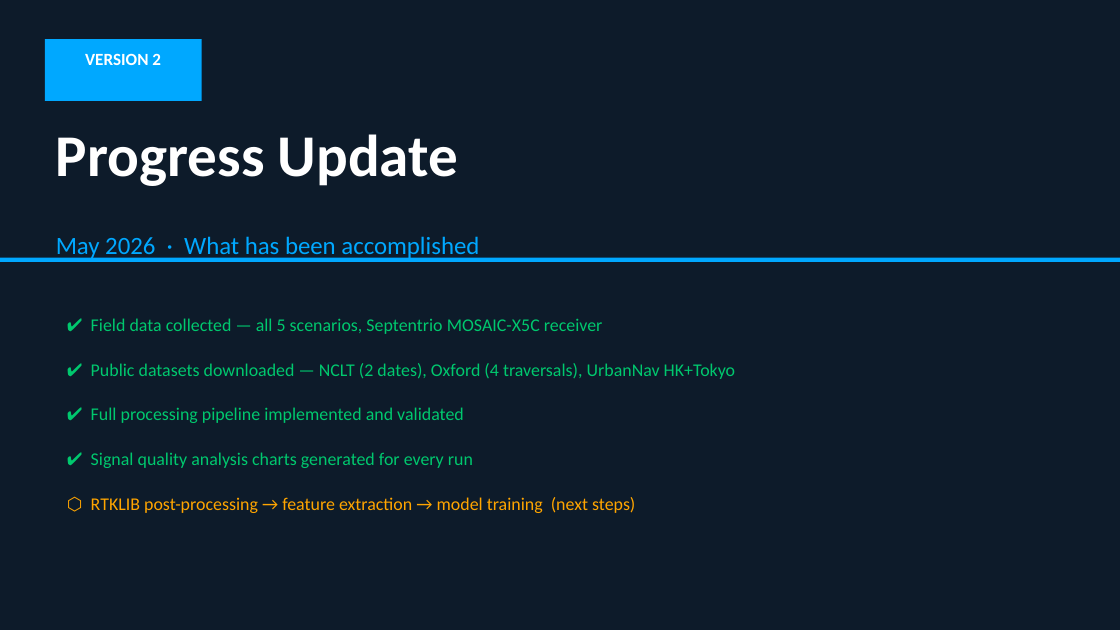
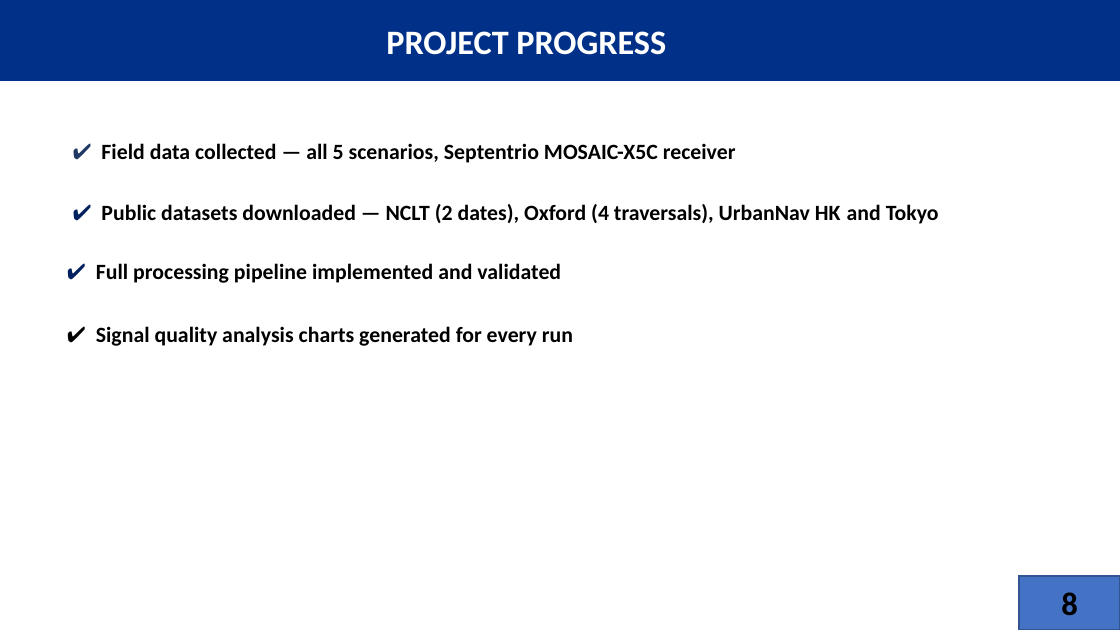
Before and after one commit to Jorshuare/AI-Based-Prediction-for-GNSS-Signal-Degradation, a slide deck: slide 8 of proposal/Presentations/GNSS_Proposal_Presentation_v2.pptx (slide 10 before the commit). Drawn at 1120x630 pixels with LibreOffice and Linux fonts; fonts in the diff are those of the drawing. Boxes give left, top, right and bottom in pixels: in the first picture for what was removed or moved away, otherwise in the second. Text is boxed around its words. In the diff, an @@ line names an element or a change of style, - is before the commit and + after.

```diff
--- a/proposal/Presentations/GNSS_Proposal_Presentation_v2.pptx
+++ b/proposal/Presentations/GNSS_Proposal_Presentation_v2.pptx
@@ rectangle removed at box(0, 0, 1120, 629) @@
@@ rectangle added at box(0, 0, 1120, 81), fill #003087, outline #003087 1 pt @@
@@ rectangle removed at box(45, 39, 202, 101) @@
@@ text removed at box(85, 53, 161, 65) @@
-VERSION 2
@@ text added at box(386, 31, 666, 55), 22 pt, text #FFFFFF, bold @@
+PROJECT PROGRESS
@@ text removed at box(56, 134, 458, 186) @@
-Progress Update
@@ text "✔ Field data collected — ...": place and size @@
-text "✔ Field data collected — ..." at box(91, 318, 603, 334)
+text "✔ Field data collected — ..." at box(101, 143, 736, 163)
@@ text "✔ Field data collected — ..." at box(101, 143, 736, 163): size 11.5 to 14 pt, text colour #00C86E to #000000, bold on; text colour #00C86E to #203864 in "✔" @@
@@ text at box(101, 204, 939, 224): text changed; size 11.5 to 14 pt; text colour #00C86E to #000000; bold on @@
-✔ Public datasets downloaded — NCLT (2 dates), Oxford (4 traversals), UrbanNav HK+Tokyo
+✔ Public datasets downloaded — NCLT (2 dates), Oxford (4 traversals), UrbanNav HK and Tokyo
@@ text removed at box(56, 236, 479, 260) @@
-May 2026 · What has been accomplished
@@ rectangle removed at box(0, 258, 1120, 262) @@
@@ text "✔ Full processing pipeline implemented ...": place and size @@
-text "✔ Full processing pipeline implemented ..." at box(91, 407, 464, 423)
+text "✔ Full processing pipeline implemented ..." at box(96, 263, 561, 283)
@@ text "✔ Full processing pipeline implemented ..." at box(96, 263, 561, 283): size 11.5 to 14 pt, text colour #00C86E to #000000, bold on; text colour #00C86E to #002060 in "✔" @@
@@ text "✔ Signal quality analysis charts ...": place and size @@
-text "✔ Signal quality analysis charts ..." at box(91, 452, 473, 468)
+text "✔ Signal quality analysis charts ..." at box(96, 326, 573, 346)
@@ text "✔ Signal quality analysis charts ..." at box(96, 326, 573, 346): size 11.5 to 14 pt, text colour #00C86E to #000000, bold on @@
@@ text removed at box(91, 497, 635, 513) @@
-⬡ RTKLIB post-processing → feature extraction → model training (next steps)
@@ rectangle added at box(1019, 576, 1120, 629), fill #4472C4, outline #325491 1 pt, 21 pt, text #000000, bold @@
+8
```
Also in this commit, not shown: 10 other slides changed, 7 slides added, 15 slides removed.
